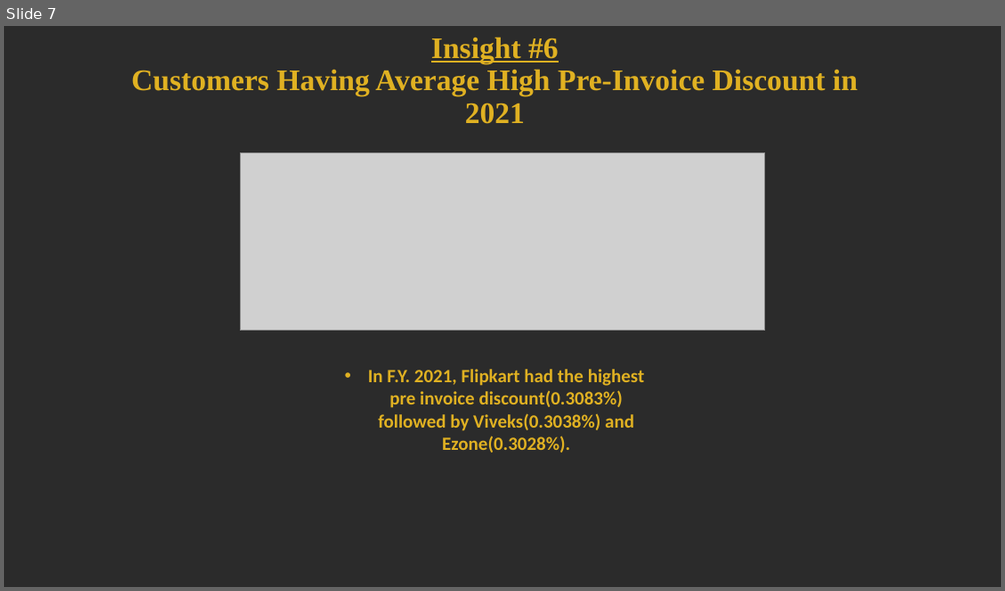
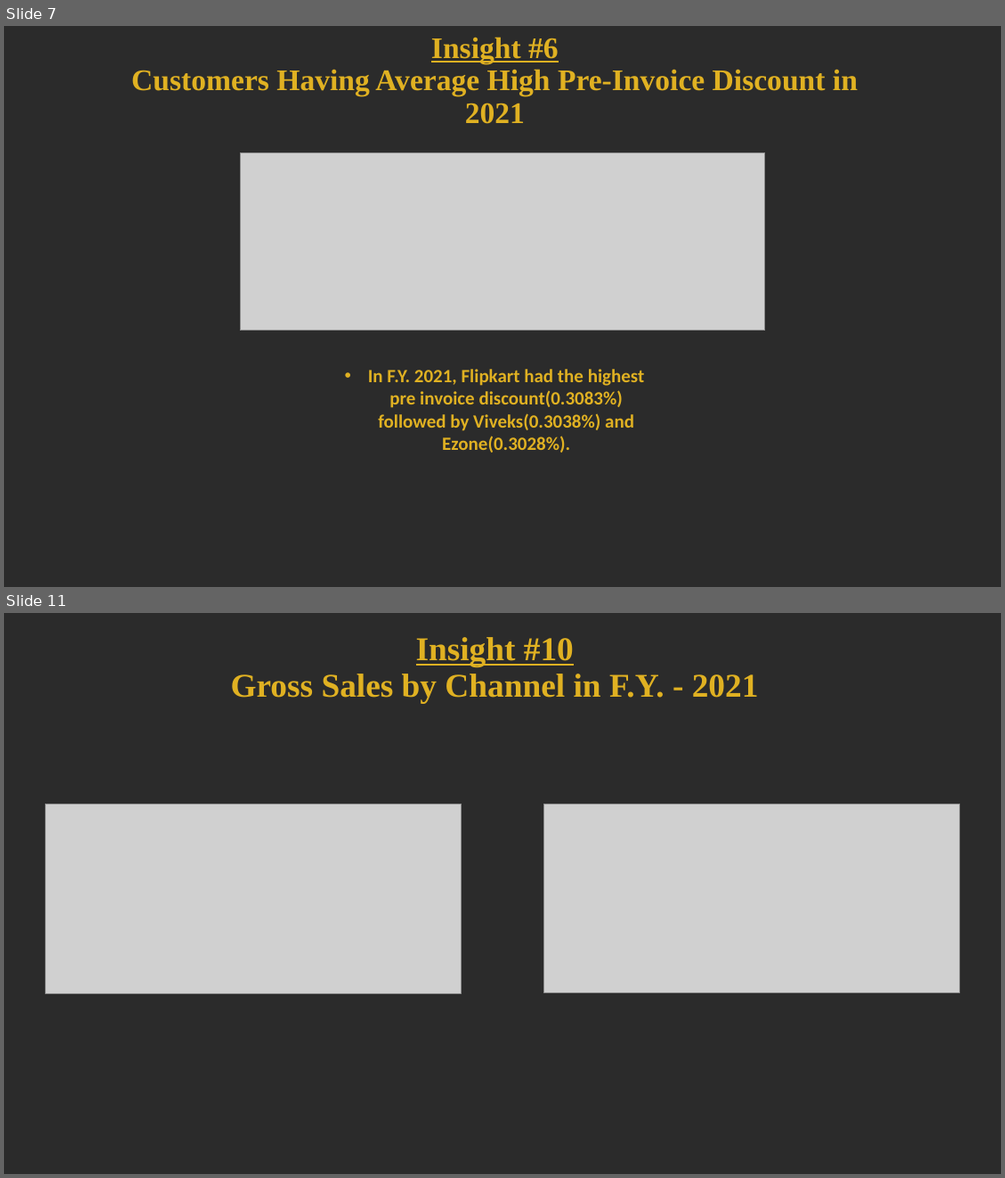
Before and after one commit to protyoy98/Atliq-Hardwares-Ad-hoc-analysis, a slide deck: ad_hoc req deliverables/Presentation1.pptx. Shown one above the other, each under a label of ours: slide 7 before the commit, slides 7 and 11 after it; the slides between them are not shown. The pictures are 1005x591 and 1005x1178 pixels, drawn with LibreOffice and Linux fonts; fonts in the diff are those of the drawing; grey boxes stand for pictures; background and template pictures are left out; a plain dark background stands for a picture behind light text. Boxes give left, top, right and bottom in pixels: in the first picture for what was removed or moved away, otherwise in the second. Text is boxed around its words. In the diff, an @@ line names an element or a change of style, - is before the commit and + after.

```diff
--- a/ad_hoc req deliverables/Presentation1.pptx
+++ b/ad_hoc req deliverables/Presentation1.pptx
@@ slide 11 added at bbox=[4, 613, 1001, 1174], background picture (left out) @@
@@ title added at bbox=[231, 637, 759, 703], 32 pt, text #E0B122, bold @@
+Insight #10
+Gross Sales by Channel in F.Y. - 2021
@@ picture added at bbox=[45, 803, 461, 993] @@
@@ picture added at bbox=[544, 803, 960, 993] @@
```
Also in this commit, not shown: 4 other slides added.
